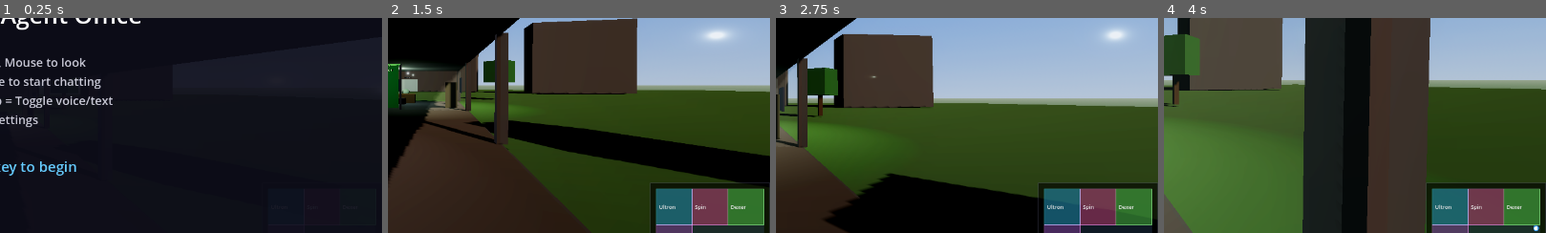
Above: before the commit, frames 1-4 (left to right).
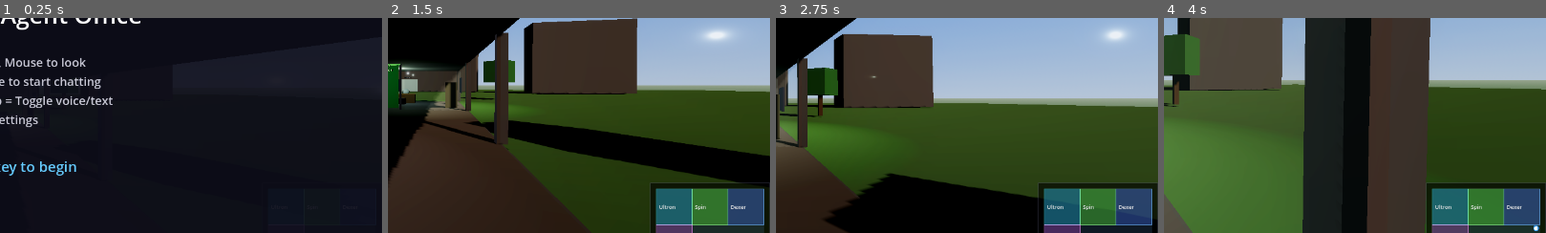
Above: after the commit, the same moments.

Repository: ultron02012026-agent/agent-office
Game: Godot game, scene res://scenes/main.tscn
Two runs of this game, one before a commit and one after it. Both use one fixed random seed, a clock stepped at 60 frames per second and the inputs below.
Inputs (mouse positions are % of the whole screen's width and height, from its top left):
- Up to frame 1 (0.25 s): no input
- Up to frame 2 (1.5 s): tap Enter at 0.5 s; move the mouse to (72, 45) at 0.52 s; hold D (move_right) 0.53-1.28 s; click (72, 45) at 0.67 s; move the mouse to (45, 50) at 1.27 s; hold W (move_forward) from 1.28 s (still down)
- Up to frame 3 (2.75 s): keep holding W (move_forward); move the mouse to (52, 48) at 2.02 s
- Up to frame 4 (4 s): keep holding W (move_forward); move the mouse to (49, 52) at 2.77 s; move the mouse to (57, 51) at 3.52 s
The pictures show only the part of the screen within x 50-100%, y 34-84%; the shares and areas given below are measured in that part.

The runs differ from the first frame. In frame 2, 3.2% of the frame differs, in the area x 79-99%, y 79-97%; in frame 3, 3.2%; in frame 4, 3.2%.

Commit message:
swap Spinfluencer to green, Dexer to blue

Diff:
--- a/scenes/main.tscn
+++ b/scenes/main.tscn
@@ -279,42 +279,42 @@
 emission = Color(0.2, 0.7, 1.0, 1)
 emission_energy_multiplier = 2.0
 
-; Spinfluencer robot (pink tint)
+; Spinfluencer robot (green tint)
 [sub_resource type="StandardMaterial3D" id="robot_body_spin"]
-albedo_color = Color(1.0, 0.88, 0.92, 1)
+albedo_color = Color(0.88, 1.0, 0.9, 1)
 
 [sub_resource type="StandardMaterial3D" id="robot_base_spin"]
-albedo_color = Color(0.8, 0.68, 0.72, 1)
+albedo_color = Color(0.68, 0.8, 0.7, 1)
 
 [sub_resource type="StandardMaterial3D" id="robot_eye_l_spin"]
-albedo_color = Color(1.0, 0.4, 0.7, 1)
-emission_enabled = true
-emission = Color(1.0, 0.4, 0.7, 1)
-emission_energy_multiplier = 2.0
-
-[sub_resource type="StandardMaterial3D" id="robot_eye_r_spin"]
-albedo_color = Color(1.0, 0.4, 0.7, 1)
-emission_enabled = true
-emission = Color(1.0, 0.4, 0.7, 1)
-emission_energy_multiplier = 2.0
-
-; Dexer robot (green tint)
-[sub_resource type="StandardMaterial3D" id="robot_body_dexer"]
-albedo_color = Color(0.88, 1.0, 0.9, 1)
-
-[sub_resource type="StandardMaterial3D" id="robot_base_dexer"]
-albedo_color = Color(0.68, 0.8, 0.7, 1)
-
-[sub_resource type="StandardMaterial3D" id="robot_eye_l_dexer"]
 albedo_color = Color(0.3, 1.0, 0.4, 1)
 emission_enabled = true
 emission = Color(0.3, 1.0, 0.4, 1)
 emission_energy_multiplier = 2.0
 
+[sub_resource type="StandardMaterial3D" id="robot_eye_r_spin"]
+albedo_color = Color(0.3, 1.0, 0.4, 1)
+emission_enabled = true
+emission = Color(0.3, 1.0, 0.4, 1)
+emission_energy_multiplier = 2.0
+
+; Dexer robot (blue tint)
+[sub_resource type="StandardMaterial3D" id="robot_body_dexer"]
+albedo_color = Color(0.88, 0.92, 1.0, 1)
+
+[sub_resource type="StandardMaterial3D" id="robot_base_dexer"]
+albedo_color = Color(0.68, 0.72, 0.8, 1)
+
+[sub_resource type="StandardMaterial3D" id="robot_eye_l_dexer"]
+albedo_color = Color(0.3, 0.5, 1.0, 1)
+emission_enabled = true
+emission = Color(0.3, 0.5, 1.0, 1)
+emission_energy_multiplier = 2.0
+
 [sub_resource type="StandardMaterial3D" id="robot_eye_r_dexer"]
-albedo_color = Color(0.3, 1.0, 0.4, 1)
-emission_enabled = true
-emission = Color(0.3, 1.0, 0.4, 1)
+albedo_color = Color(0.3, 0.5, 1.0, 1)
+emission_enabled = true
+emission = Color(0.3, 0.5, 1.0, 1)
 emission_energy_multiplier = 2.0
 
 ; DJ Sam robot (purple tint)
--- a/scripts/minimap.gd
+++ b/scripts/minimap.gd
@@ -10,8 +10,8 @@
 # Room definitions: name, color, world rect (x, z, w, h)
 var rooms := [
 	{"name": "Ultron", "color": Color(0.2, 0.8, 1, 0.4), "rect": Rect2(-15, -15, 10, 10)},
-	{"name": "Spin", "color": Color(1, 0.4, 0.7, 0.4), "rect": Rect2(-5, -15, 10, 10)},
-	{"name": "Dexer", "color": Color(0.4, 1, 0.4, 0.4), "rect": Rect2(5, -15, 10, 10)},
+	{"name": "Spin", "color": Color(0.4, 1, 0.4, 0.4), "rect": Rect2(-5, -15, 10, 10)},
+	{"name": "Dexer", "color": Color(0.3, 0.5, 1, 0.4), "rect": Rect2(5, -15, 10, 10)},
 	{"name": "DJ Sam", "color": Color(0.7, 0.4, 0.9, 0.4), "rect": Rect2(-15, -5, 10, 10)},
 	{"name": "Soon", "color": Color(0.4, 0.4, 0.4, 0.3), "rect": Rect2(-15, 5, 10, 10)},
 	{"name": "Mollie", "color": Color(1, 0.85, 0.4, 0.4), "rect": Rect2(2, 2, 6, 6)},
